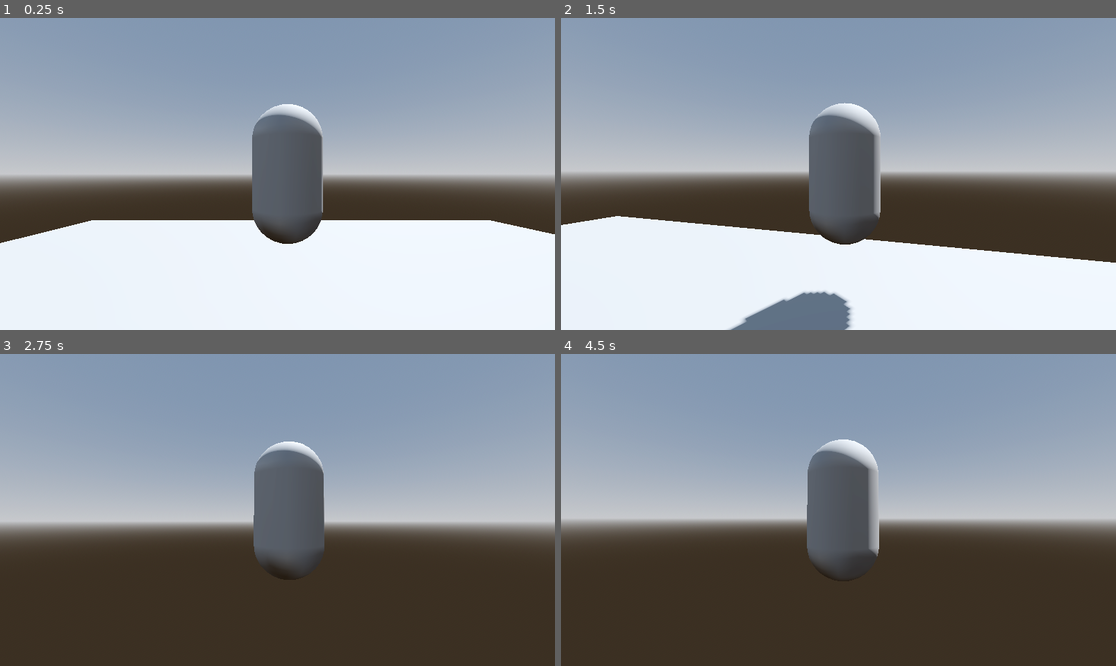
Above: before the commit, frames 1-4 (two rows, left to right).
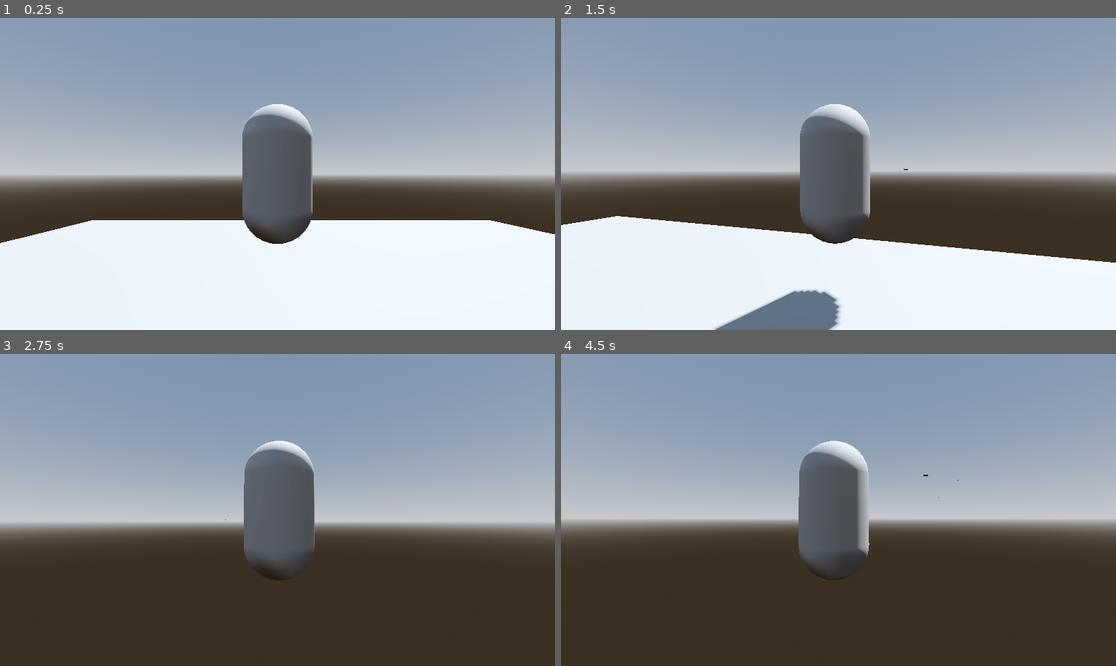
Above: after the commit, the same moments.

Repository: AquaticDog/first-godot-project
Game: Godot game, scene res://map .tscn
Same seed, same stepped clock (60 frames per second), same inputs: the game is played once before the commit and once after it. Before the commit the project has no main scene; this scene is started directly in both runs.
Inputs (mouse positions are in pixels of both pictures, inside the frame that each line leads up to):
- Up to frame 1 (0.25 s): no input
- Up to frame 2 (1.5 s): tap Enter (ui_accept) at 0.5, 0.77 s; move the mouse to (866, 174) at 0.52 s; hold Up (ui_up) from 0.53 s (still down); tap F (shoot, bound only after the commit) at 0.6, 1.35 s; move the mouse to (810, 174) at 1.27 s
- Up to frame 3 (2.75 s): keep holding Up (ui_up); tap Enter (ui_accept) at 1.52 s; move the mouse to (288, 503) at 2.02 s; tap F (shoot, bound only after the commit) at 2.1 s
- Up to frame 4 (4.5 s): keep holding Up (ui_up); move the mouse to (832, 516) at 2.77 s; tap F (shoot, bound only after the commit) at 2.85, 3.6, 4.35 s; tap Enter (ui_accept) at 3.02, 3.5, 3.77, 4.25 s; move the mouse to (877, 513) at 3.52 s; move the mouse to (794, 506) at 4.27 s

The runs differ from the first frame. In frame 1, 1.8% of the frame differs, in the area x 43-59%, y 27-73%; in frame 2, 2.6%, in the area x 27-63%, y 27-100%; in frame 3, 1.5%; in frame 4, 2.0%.

Commit message:
Bullet and enemy

Diff:
--- /dev/null
+++ b/Bullet.gd
@@ -0,0 +1,13 @@
+extends RigidBody3D
+
+@export var intialForce =100
+
+
+# Called when the node enters the scene tree for the first time.
+func _ready():
+	apply_central_impulse(global_transform.basis.z *intialForce)
+
+
+# Called every frame. 'delta' is the elapsed time since the previous frame.
+func _process(delta):
+	pass
--- /dev/null
+++ b/Camera3D.gd
@@ -0,0 +1,18 @@
+extends Camera3D
+var object_class = preload("res://bullet.tscn")
+
+@onready var shoot_position = $"../../MeshInstance3D/Marker3D"
+# Called when the node enters the scene tree for the first time.
+func _ready():
+	pass # Replace with function body.
+
+
+# Called every frame. 'delta' is the elapsed time since the previous frame.
+func _process(delta):
+	var root = get_tree().get_root().get_node("Node3D")
+	if Input.is_action_just_pressed("shoot"):
+		print("shoot")
+		var object_instance = object_class.instantiate()
+		object_instance.position = shoot_position.global_position
+		object_instance.rotation.y = $"../../MeshInstance3D".rotation.y
+		root.add_child(object_instance)
--- a/Player.gd
+++ b/Player.gd
@@ -25,6 +25,7 @@
 
 	if direction:
 		velocity.x = direction.x * SPEED
+		$MeshInstance3D.rotation.y = lerp_angle($MeshInstance3D.rotation.y,atan2(direction.x,direction.z),delta*5)
 		velocity.z = direction.z * SPEED
 	else:
 		velocity.x = move_toward(velocity.x, 0, SPEED)
--- /dev/null
+++ b/bullet.tscn
@@ -0,0 +1,22 @@
+[gd_scene load_steps=4 format=3 uid="uid://cpharaym7iaqx"]
+
+[ext_resource type="Script" path="res://Bullet.gd" id="1_3e54j"]
+
+[sub_resource type="SphereShape3D" id="SphereShape3D_2cwww"]
+
+[sub_resource type="SphereMesh" id="SphereMesh_w1ms7"]
+radius = 0.15
+height = 0.15
+radial_segments = 50
+rings = 31
+
+[node name="Bullet" type="RigidBody3D"]
+transform = Transform3D(0.992741, 0, -0.120275, 0, 1, 0, 0.120275, 0, 0.992741, -0.0639977, 0.201542, 0.151405)
+script = ExtResource("1_3e54j")
+
+[node name="CollisionShape3D" type="CollisionShape3D" parent="."]
+shape = SubResource("SphereShape3D_2cwww")
+
+[node name="MeshInstance3D" type="MeshInstance3D" parent="."]
+mesh = SubResource("SphereMesh_w1ms7")
+skeleton = NodePath("../CollisionShape3D")
--- /dev/null
+++ b/enemy.gd
@@ -0,0 +1,35 @@
+extends RigidBody3D
+
+const SPEED = 100.0
+var player_detected = false
+var player = null
+var health = 5
+
+
+# Called every frame. 'delta' is the elapsed time since the previous frame.
+func _physics_process(delta):
+	if player_detected:
+		var move_direction = (player.global_position - global_position).normalized();
+		apply_central_force(move_direction * SPEED)
+
+func _on_area_3d_body_entered(body):
+	if body.is_in_group("player"):
+		player = body
+		player_detected = true
+
+
+
+func _on_area_3d_body_exited(body):
+	if body.is_in_group("player"):
+		player = null
+		player_detected = false
+
+
+func _on_hitbox_area_entered(body):
+	if body.is_in_group("bullet"):
+		health -=1
+		if health <= 0:
+			queue_free()
+
+
+	pass # Replace with function body.
--- /dev/null
+++ b/enemy.tscn
@@ -0,0 +1,32 @@
+[gd_scene load_steps=6 format=3 uid="uid://ss11vq7eo7e5"]
+
+[ext_resource type="Script" path="res://enemy.gd" id="1_0k0qf"]
+
+[sub_resource type="CapsuleMesh" id="CapsuleMesh_4vxs8"]
+
+[sub_resource type="CapsuleShape3D" id="CapsuleShape3D_hdgud"]
+
+[sub_resource type="CapsuleShape3D" id="CapsuleShape3D_3xh48"]
+
+[sub_resource type="CapsuleShape3D" id="CapsuleShape3D_fm5dw"]
+
+[node name="Enemy" type="RigidBody3D"]
+script = ExtResource("1_0k0qf")
+
+[node name="MeshInstance3D" type="MeshInstance3D" parent="."]
+mesh = SubResource("CapsuleMesh_4vxs8")
+
+[node name="CollisionShape3D" type="CollisionShape3D" parent="." groups=["Enemies"]]
+shape = SubResource("CapsuleShape3D_hdgud")
+
+[node name="PlayerDetect" type="Area3D" parent="."]
+
+[node name="CollisionShape3D" type="CollisionShape3D" parent="PlayerDetect"]
+shape = SubResource("CapsuleShape3D_3xh48")
+
+[node name="Hitbox" type="Area3D" parent="."]
+
+[node name="CollisionShape3D" type="CollisionShape3D" parent="Hitbox"]
+shape = SubResource("CapsuleShape3D_fm5dw")
+
+[connection signal="area_entered" from="Hitbox" to="." method="_on_hitbox_area_entered"]
--- a/player.tscn
+++ b/player.tscn
@@ -1,14 +1,14 @@
-[gd_scene load_steps=5 format=3 uid="uid://c1jtvpi16toet"]
+[gd_scene load_steps=6 format=3 uid="uid://c1jtvpi16toet"]
 
 [ext_resource type="Script" path="res://Player.gd" id="1_wwk74"]
 [ext_resource type="Script" path="res://SpringArm3D.gd" id="2_v6cxj"]
+[ext_resource type="Script" path="res://Camera3D.gd" id="3_hsupo"]
 
 [sub_resource type="CapsuleShape3D" id="CapsuleShape3D_wdut8"]
 
 [sub_resource type="CapsuleMesh" id="CapsuleMesh_aooum"]
 
 [node name="Player" type="CharacterBody3D" groups=["Player"]]
-transform = Transform3D(1, 0, 0, 0, 1, 0, 0, 0, 1, -0.639006, 0.21328, -0.484548)
 script = ExtResource("1_wwk74")
 
 [node name="CollisionShape3D" type="CollisionShape3D" parent="."]
@@ -20,9 +20,12 @@
 script = ExtResource("2_v6cxj")
 
 [node name="Camera3D" type="Camera3D" parent="SpringArm3D"]
+script = ExtResource("3_hsupo")
 
 [node name="RayCast3D" type="RayCast3D" parent="SpringArm3D/Camera3D"]
 
 [node name="MeshInstance3D" type="MeshInstance3D" parent="."]
-transform = Transform3D(0.488743, 0, 0.872428, 0, 1, 0, -0.872428, 0, 0.488743, 0.139234, 0, 0)
 mesh = SubResource("CapsuleMesh_aooum")
+
+[node name="Marker3D" type="Marker3D" parent="MeshInstance3D"]
+transform = Transform3D(1, 0, 0, 0, 1, 0, 0, 0, 1, 0, 0, 1.42562)
--- a/project.godot
+++ b/project.godot
@@ -11,5 +11,14 @@
 [application]
 
 config/name="demo project"
+run/main_scene="res://map .tscn"
 config/features=PackedStringArray("4.2", "Forward Plus")
 config/icon="res://icon.svg"
+
+[input]
+
+shoot={
+"deadzone": 0.5,
+"events": [Object(InputEventKey,"resource_local_to_scene":false,"resource_name":"","device":-1,"window_id":0,"alt_pressed":false,"shift_pressed":false,"ctrl_pressed":false,"meta_pressed":false,"pressed":false,"keycode":0,"physical_keycode":70,"key_label":0,"unicode":102,"echo":false,"script":null)
+]
+}
